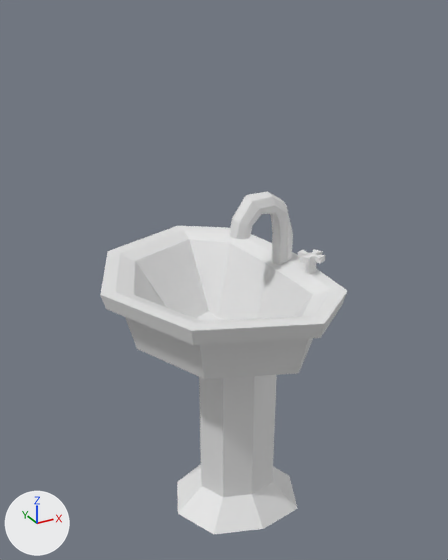
The FBX model Assets/Furniture 3D (whitebox)/Bathroom/Sink.fbx, before and after one commit.
Camera for both pictures: a 50 mm lens placed at (-0.833, -2.364, 1.025), pointed at (-0.081, -0.996, 0.342). The axes (+X, +Y, +Z) are drawn at lower left. The lights are the same throughout. Where no turn or scale is listed for an object, it has been applied to the vertices. Vertices at the same position are counted once.

The first picture shows 'sink', 'tap', 'tap2'.
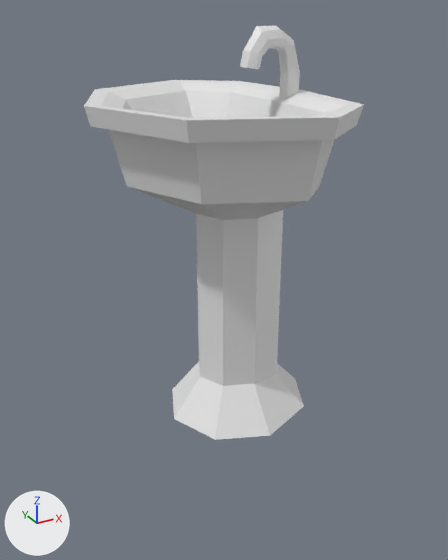
Where the newer file only moved an object's origin or applied its transform, the numbers keep the older frame.

Pixel boxes (x1, y1, x2, y2) of what changed, in the pictures (448 x 560 px; the box of a moved part takes in the faces that stretch with it):
'sink', reshaped, moved, rescaled (13% wider, 17% taller)
    before: (100, 226, 347, 534)
    after: (84, 80, 364, 440)
'tap', mesh rescaled (6% narrower)
    before: (229, 191, 293, 265)
    after: (240, 26, 300, 98)
'tap2', deleted
    before: (297, 249, 325, 274)
part 2 of me_sphere_001, moved or reshaped
    before: (252, 482, 298, 529)
    after: (254, 375, 304, 435)
part 3 of me_sphere_001, moved or reshaped
    before: (214, 494, 263, 534)
    after: (215, 384, 270, 440)
part 4 of me_sphere_001, moved or reshaped
    before: (178, 486, 223, 534)
    after: (174, 377, 223, 440)
part 5 of me_sphere_001, moved or reshaped
    before: (100, 226, 347, 379)
    after: (84, 80, 364, 220)
part 6 of me_sphere_001, moved or reshaped
    before: (199, 375, 297, 507)
    after: (196, 210, 304, 406)
part 7 of me_sphere_001, moved or reshaped
    before: (177, 468, 202, 512)
    after: (172, 362, 200, 418)
part 8 of me_sphere_001, moved or reshaped (not visible afterwards)
    before: (180, 464, 201, 480)

The change, as a diff of the scene's bpy script:
```diff
--- a/Assets/Furniture 3D (whitebox)/Bathroom/Sink.fbx.py
+++ b/Assets/Furniture 3D (whitebox)/Bathroom/Sink.fbx.py
@@ me_sphere_001 @@
 me_sphere_001.from_pydata(...)  # 82 vertices, 88 faces; spans x -0.432..0.17, y -0.314..0.464, z -0.947..-0.124
 # used by ob_sink; location = (0.0, -1.079, 0.504)
+# me_sphere_001 part 2: the 1 vertex in x -0.049, y -0.106, z -0.912 is moved by (0.078, -0.091, 0.325)
+# me_sphere_001 part 3: the 1 vertex in x -0.19, y -0.053, z -0.912 is moved by (0.078, -0.086, 0.325)
+# me_sphere_001 part 4: the 1 vertex in x -0.249, y 0.075, z -0.912 is moved by (0.078, -0.075, 0.325)
+# me_sphere_001 part 5: all 65 vertices in x -0.432..0.149, y -0.314..0.464, z -0.389..-0.124 are moved by (0.078, -0.075, 0.361)
+# me_sphere_001 part 6: all 12 vertices in x -0.164..0.17, y -0.062..0.211, z -0.947..-0.84 are moved by (0.078, -0.075, 0.361)
+# me_sphere_001 part 7: the 1 vertex in x -0.19, y 0.203, z -0.912 is moved by (0.078, -0.063, 0.325)
+# me_sphere_001 part 8: the 1 vertex in x -0.049, y 0.256, z -0.912 is moved by (0.078, -0.058, 0.325)
@@ me_cylinder_001 @@
 me_cylinder_001.from_pydata(...)  # 72 vertices, 66 faces; spans x -0.168..0.029, y -0.07..-0.012, z -0.154..0.079
 # used by ob_tap; location = (0.1, -0.965, 0.498)
+# me_cylinder_001 part 1: the whole mesh is scaled about its middle by 0.847, then moved by (0.013, 0.0, 0.427)
@@ ob_sink @@
 ob_sink = bpy.data.objects.new('sink', me_sphere_001)
-ob_sink.location = (0.0, -1.079, 0.504)
+ob_sink.location = (-0.078, -1.004, 0.576)
+ob_sink.scale = (1.0, 1.0, 1.07)
@@ ob_tap2 @@
-ob_tap2 = bpy.data.objects.new('tap2', me_cylinder_002)
-ob_tap2.location = (0.109, -1.13, 0.4)
```
